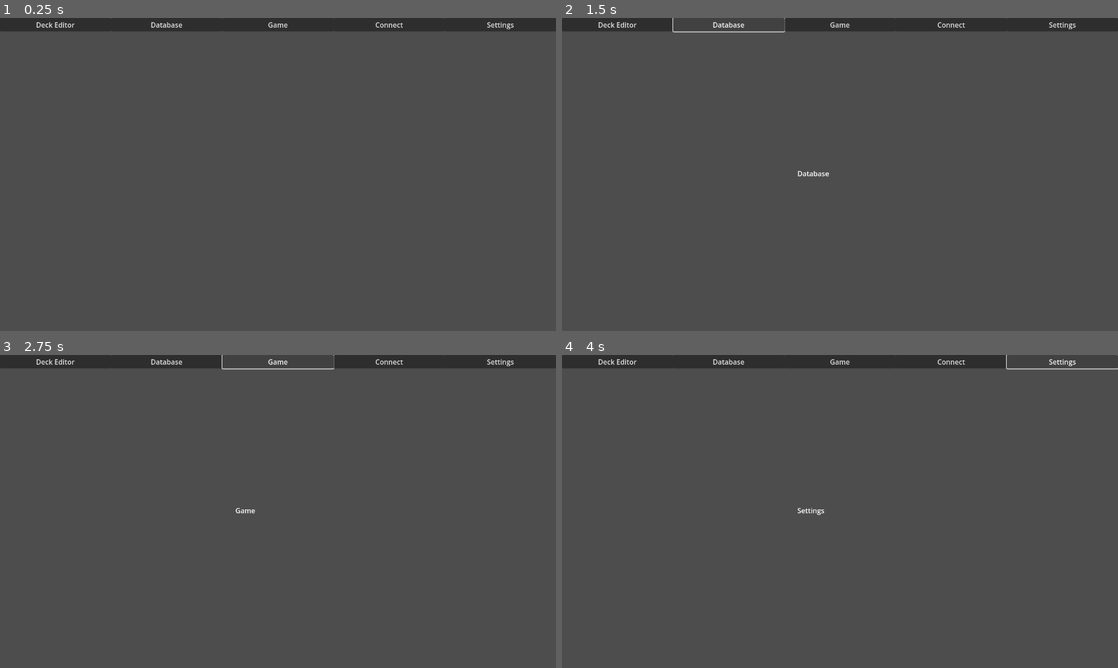
Above: before the commit, frames 1-4 (two rows, left to right).
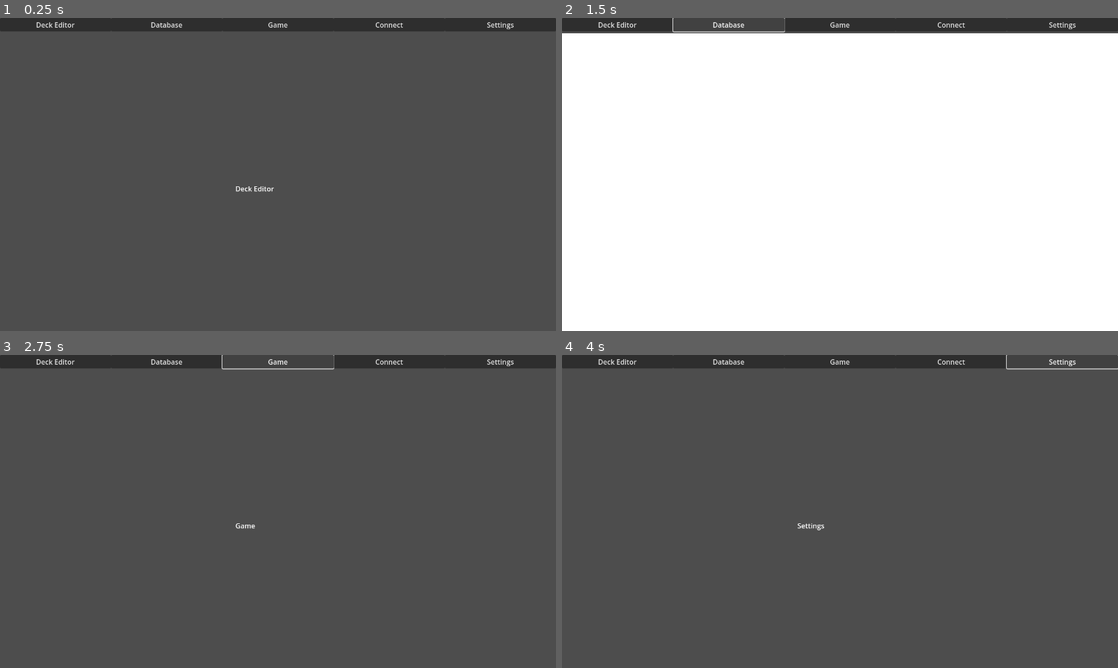
Above: after the commit, the same moments.

Repository: AlexDarigan/YVD10G
Game: Godot game, scene res://game.tscn
Two runs of this game, one before a commit and one after it. Both use one fixed random seed, a clock stepped at 60 frames per second and the inputs below.
Inputs:
- Up to frame 1 (0.25 s): no input
- Up to frame 2 (1.5 s): click "Deck Editor" at 0.5 s; click "Database" at 1.25 s
- Up to frame 3 (2.75 s): click "Game" at 2 s
- Up to frame 4 (4 s): click "Connect" at 2.75 s; click "Settings" at 3.5 s

The runs differ from the first frame. In frame 1, less than 0.1% of the frame differs, in the area x 42-50%, y 53-56%; in frame 2, 95%, in the area x 0-100%, y 4-100%; in frame 3, less than 0.1%; in frame 4, 0.1%.

Commit message:
split screens with menu

Diff:
--- a/game.gd
+++ b/game.gd
@@ -1,30 +1,3 @@
 extends Control
 
 # Called when the node enters the scene tree for the first time.
-@onready var DeckEditor: Control = $DeckEditor
-@onready var Connect: Control = $Connect
-@onready var Game: Control = $Game
-@onready var Settings: Control = $Settings
-@onready var current_screen: Control = $DeckEditor
-
-func _ready():
-	$MainMenu.screen_selected.connect(_on_screen_selected)
-
-func _on_screen_selected(screen: int):
-	var next_screen: Control = current_screen
-	match screen:
-		Screens.DATABASE:
-			next_screen = $Database
-		Screens.DECK_EDITOR:
-			next_screen = $DeckEditor
-		Screens.SETTINGS:
-			next_screen = $Settings
-		Screens.CONNECT:
-			next_screen = $Connect
-		Screens.GAME:
-			next_screen = $Game
-		_:
-			next_screen = current_screen
-	current_screen.hide()
-	current_screen = next_screen
-	next_screen.show()
--- a/game.tscn
+++ b/game.tscn
@@ -1,7 +1,9 @@
-[gd_scene load_steps=3 format=3 uid="uid://dhys4aa02k365"]
+[gd_scene load_steps=5 format=3 uid="uid://dhys4aa02k365"]
 
 [ext_resource type="PackedScene" uid="uid://b4vwgjs732s3n" path="res://main_menu.tscn" id="1_py6sl"]
 [ext_resource type="Script" path="res://game.gd" id="1_uh8ag"]
+[ext_resource type="Script" path="res://screen_manager.gd" id="2_r177r"]
+[ext_resource type="Script" path="res://screens.gd" id="4_p5jqa"]
 
 [node name="Game" type="Control"]
 custom_minimum_size = Vector2(1280, 720)
@@ -9,12 +11,34 @@
 anchors_preset = 0
 script = ExtResource("1_uh8ag")
 
-[node name="DeckEditor" type="Control" parent="."]
+[node name="Background" type="ColorRect" parent="."]
 visible = false
+layout_mode = 0
+offset_right = 260.0
+offset_bottom = 226.0
+
+[node name="ScreenManager" type="VBoxContainer" parent="."]
+layout_mode = 1
+anchors_preset = 15
+anchor_right = 1.0
+anchor_bottom = 1.0
+grow_horizontal = 2
+grow_vertical = 2
+script = ExtResource("2_r177r")
+
+[node name="MainMenu" parent="ScreenManager" instance=ExtResource("1_py6sl")]
+layout_mode = 2
+
+[node name="Screens" type="Control" parent="ScreenManager"]
+layout_mode = 2
+size_flags_vertical = 3
+script = ExtResource("4_p5jqa")
+
+[node name="DeckEditor" type="Control" parent="ScreenManager/Screens"]
 layout_mode = 3
 anchors_preset = 0
 
-[node name="Label" type="Label" parent="DeckEditor"]
+[node name="Label" type="Label" parent="ScreenManager/Screens/DeckEditor"]
 layout_mode = 0
 offset_left = 542.0
 offset_top = 346.0
@@ -22,12 +46,12 @@
 offset_bottom = 369.0
 text = "Deck Editor"
 
-[node name="Connect" type="Control" parent="."]
+[node name="Connect" type="Control" parent="ScreenManager/Screens"]
 visible = false
 layout_mode = 3
 anchors_preset = 0
 
-[node name="Label" type="Label" parent="Connect"]
+[node name="Label" type="Label" parent="ScreenManager/Screens/Connect"]
 layout_mode = 0
 offset_left = 542.0
 offset_top = 346.0
@@ -35,12 +59,12 @@
 offset_bottom = 369.0
 text = "Connect"
 
-[node name="Database" type="Control" parent="."]
+[node name="Database" type="Control" parent="ScreenManager/Screens"]
 visible = false
 layout_mode = 3
 anchors_preset = 0
 
-[node name="Label" type="Label" parent="Database"]
+[node name="Label" type="Label" parent="ScreenManager/Screens/Database"]
 layout_mode = 0
 offset_left = 542.0
 offset_top = 346.0
@@ -48,12 +72,18 @@
 offset_bottom = 369.0
 text = "Database"
 
-[node name="Game" type="Control" parent="."]
+[node name="Background" type="ColorRect" parent="ScreenManager/Screens/Database"]
+custom_minimum_size = Vector2(1280, 720)
+layout_mode = 0
+offset_right = 40.0
+offset_bottom = 40.0
+
+[node name="Game" type="Control" parent="ScreenManager/Screens"]
 visible = false
 layout_mode = 3
 anchors_preset = 0
 
-[node name="Label" type="Label" parent="Game"]
+[node name="Label" type="Label" parent="ScreenManager/Screens/Game"]
 layout_mode = 0
 offset_left = 542.0
 offset_top = 346.0
@@ -61,24 +91,15 @@
 offset_bottom = 369.0
 text = "Game"
 
-[node name="Settings" type="Control" parent="."]
+[node name="Settings" type="Control" parent="ScreenManager/Screens"]
 visible = false
 layout_mode = 3
 anchors_preset = 0
 
-[node name="Label" type="Label" parent="Settings"]
+[node name="Label" type="Label" parent="ScreenManager/Screens/Settings"]
 layout_mode = 0
 offset_left = 542.0
 offset_top = 346.0
 offset_right = 631.0
 offset_bottom = 369.0
 text = "Settings"
-
-[node name="Background" type="ColorRect" parent="."]
-visible = false
-layout_mode = 0
-offset_right = 260.0
-offset_bottom = 226.0
-
-[node name="MainMenu" parent="." instance=ExtResource("1_py6sl")]
-layout_mode = 1
--- /dev/null
+++ b/screen_manager.gd
@@ -0,0 +1,26 @@
+extends VBoxContainer
+
+@onready var screens: Screens = $Screens
+@onready var current_screen: Control = screens.DeckEditor
+
+func _ready():
+	$MainMenu.screen_selected.connect(_on_screen_selected)
+
+func _on_screen_selected(screen: int):
+	var next_screen: Control = screens.current_screen
+	match screen:
+		Screens.DATABASE:
+			next_screen = screens.Database
+		Screens.DECK_EDITOR:
+			next_screen = screens.DeckEditor
+		Screens.SETTINGS:
+			next_screen = screens.Settings
+		Screens.CONNECT:
+			next_screen = screens.Connect
+		Screens.GAME:
+			next_screen = screens.Game
+		_:
+			next_screen = current_screen
+	current_screen.hide()
+	current_screen = next_screen
+	next_screen.show()
--- a/screens.gd
+++ b/screens.gd
@@ -1,3 +1,4 @@
+extends Node
 class_name Screens
 
 enum {
@@ -9,3 +10,10 @@
 	SETTINGS,
 	MAX
 }
+
+@onready var DeckEditor: Control = $DeckEditor
+@onready var Database: Control = $Database
+@onready var Connect: Control = $Connect
+@onready var Game: Control = $Game
+@onready var Settings: Control = $Settings
+var current_screen: Control
